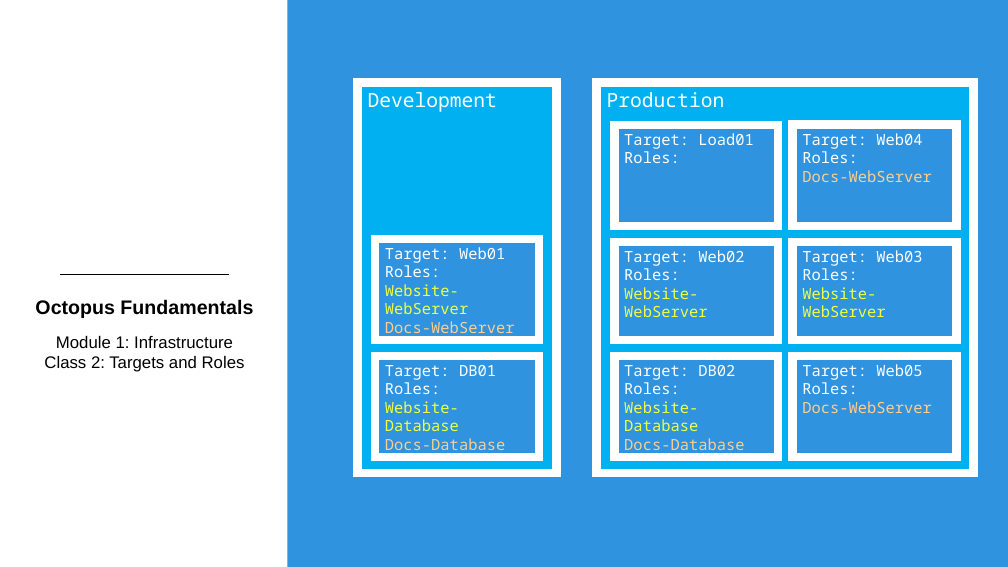
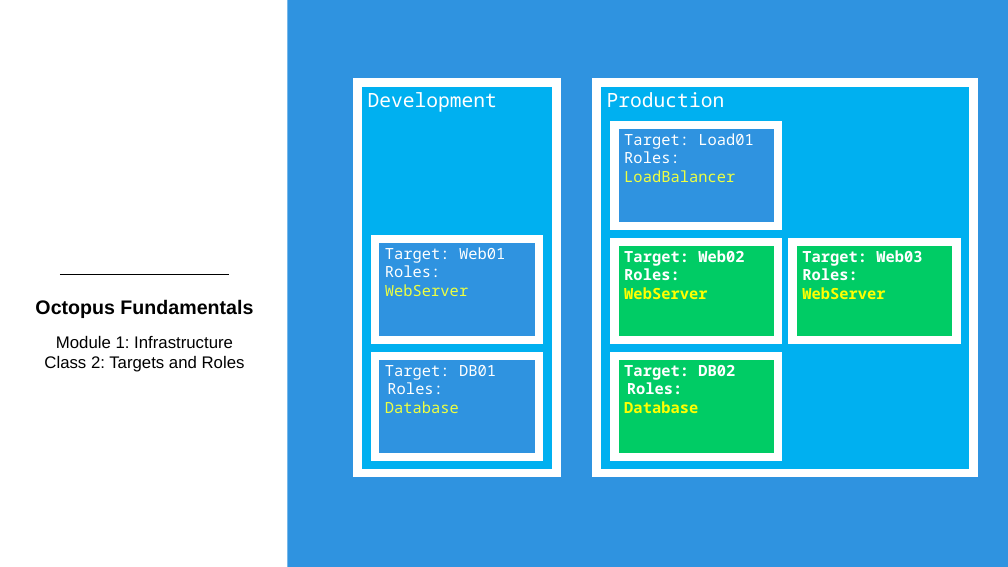
Before and after one commit to OctopusDeployCommunity/Octopus-Fundamentals-Course, a slide deck: slide 8 of OctopusDeployFundamentals/Module1-Infrastructure/Slides/Module1Class2-TargetsAndRoles.pptx (slide 9 before the commit). Drawn at 1008x567 pixels with LibreOffice and Linux fonts; fonts in the diff are those of the drawing; background and template pictures are left out. Boxes give left, top, right and bottom in pixels: in the first picture for what was removed or moved away, otherwise in the second. Text is boxed around its words. In the diff, an @@ line names an element or a change of style, - is before the commit and + after.

```diff
--- a/OctopusDeployFundamentals/Module1-Infrastructure/Slides/Module1Class2-TargetsAndRoles.pptx
+++ b/OctopusDeployFundamentals/Module1-Infrastructure/Slides/Module1Class2-TargetsAndRoles.pptx
@@ rectangle removed at [792,125,957,226] @@
-Target: Web04
-Roles:
-Docs-WebServer
@@ text in rectangle at [624,170,735,182]: paragraph added @@
+LoadBalancer
@@ text in rectangle at [624,250,744,280]: bold on in "Target: Web02", "Roles:" @@
@@ text in rectangle at [802,250,922,280]: bold on in "Target: Web03", "Roles:" @@
@@ text in rectangle at [385,284,468,296]: text changed @@
-Website-WebServer
-Docs-WebServer
+WebServer
@@ text in rectangle at [624,287,707,299]: text changed; text colour #EEFF41 to #FFFF00; bold on @@
-Website-WebServer
+WebServer
@@ text in rectangle at [802,287,885,299]: text changed; text colour #EEFF41 to #FFFF00; bold on @@
-Website-WebServer
+WebServer
@@ fill #2F93E0 to #00CC65 in 3 elements at [615,242,779,341], [792,242,957,341], [615,356,779,457] @@
@@ rectangle removed at [792,356,957,457] @@
-Target: Web05
-Roles:
-Docs-WebServer
@@ text in rectangle at [624,365,735,394]: bold on in "Target: DB02", "Roles:" @@
@@ text in rectangle at [385,401,459,413]: text changed @@
-Website-Database
-Docs-Database
+Database
@@ text in rectangle at [624,401,698,413]: text changed; text colour #EEFF41 to #FFFF00; bold on @@
-Website-Database
-Docs-Database
+Database
```
Also in this commit, not shown: 8 other slides changed, 1 slide added.
